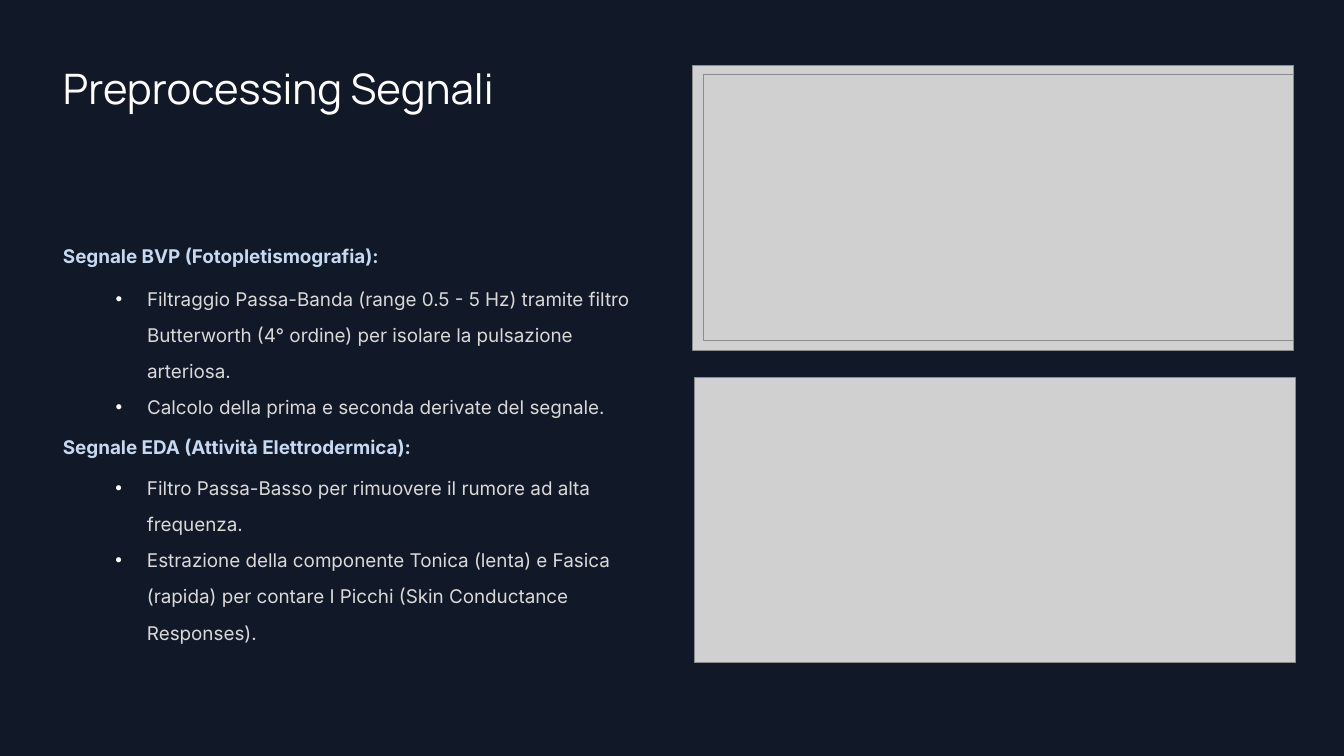
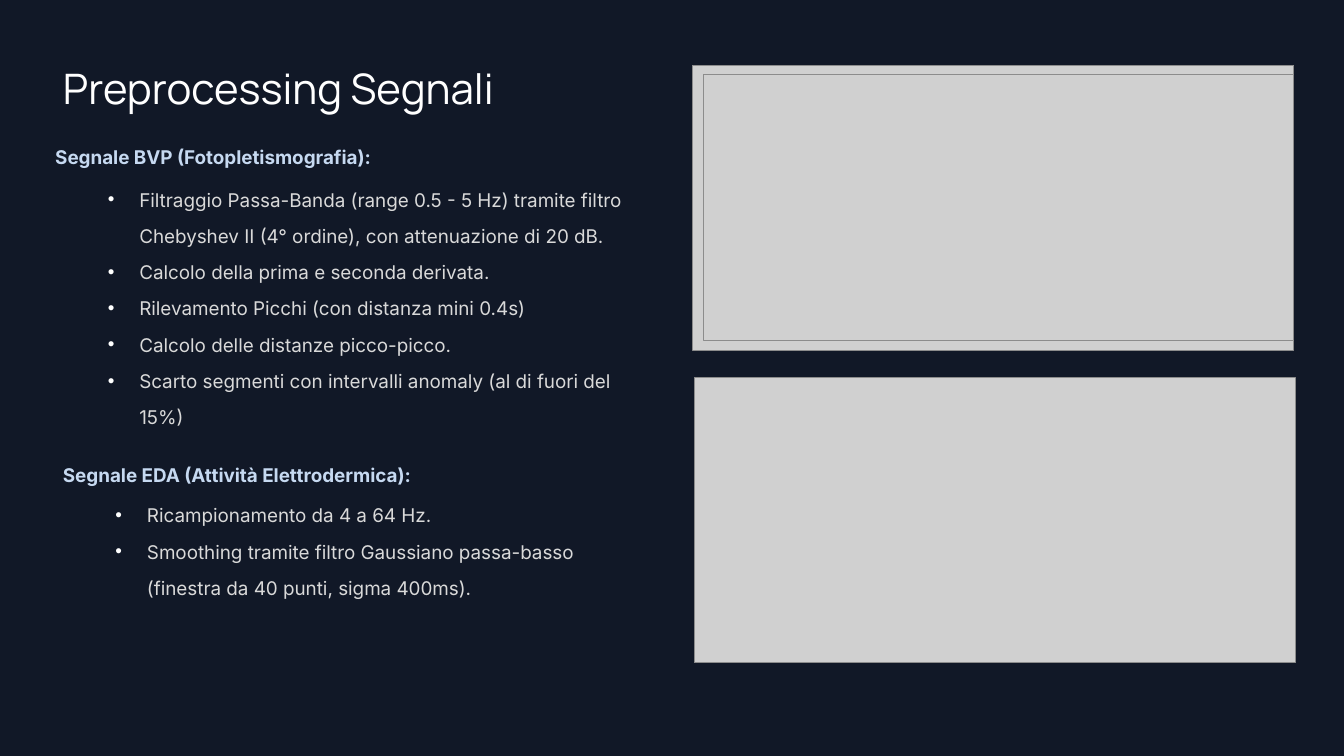
Before and after one commit to GABRYCA/ml-stress-rest, a slide deck: slide 7 of Progetto Interfacce Uomo-Macchina.pptx. Drawn at 1344x756 pixels with LibreOffice and Linux fonts; fonts in the diff are those of the drawing; grey boxes stand for pictures; background and template pictures are left out. Boxes give left, top, right and bottom in pixels: in the first picture for what was removed or moved away, otherwise in the second. Text is boxed around its words. In the diff, an @@ line names an element or a change of style, - is before the commit and + after.

```diff
--- a/Progetto Interfacce Uomo-Macchina.pptx
+++ b/Progetto Interfacce Uomo-Macchina.pptx
@@ text "Segnale BVP (Fotopletismografia):": place and size @@
-text "Segnale BVP (Fotopletismografia):" at (63, 247, 379, 267)
+text "Segnale BVP (Fotopletismografia):" at (55, 148, 371, 168)
@@ text at (139, 192, 622, 426): text changed @@
-• Filtraggio Passa-Banda (range 0.5 - 5 Hz) tramite filtro Butterworth (4° ordine) per isolare la pulsazione arteriosa.
-• Calcolo della prima e seconda derivate del segnale.
+• Filtraggio Passa-Banda (range 0.5 - 5 Hz) tramite filtro Chebyshev II (4° ordine), con attenuazione di 20 dB.
+• Calcolo della prima e seconda derivata.
+• Rilevamento Picchi (con distanza mini 0.4s)
+• Calcolo delle distanze picco-picco.
+• Scarto segmenti con intervalli anomaly (al di fuori del 15%)
@@ text "Segnale EDA (Attività Elettrodermica):": place and size @@
-text "Segnale EDA (Attività Elettrodermica):" at (63, 438, 411, 458)
+text "Segnale EDA (Attività Elettrodermica):" at (63, 466, 411, 486)
@@ text at (147, 508, 574, 599): text changed @@
-• Filtro Passa-Basso per rimuovere il rumore ad alta frequenza.
-• Estrazione della componente Tonica (lenta) e Fasica (rapida) per contare I Picchi (Skin Conductance Responses).
+• Ricampionamento da 4 a 64 Hz.
+• Smoothing tramite filtro Gaussiano passa-basso (finestra da 40 punti, sigma 400ms).
```
Also in this commit, not shown: 5 other slides changed, 3 slides added, 8 slides removed, 6 other files.
